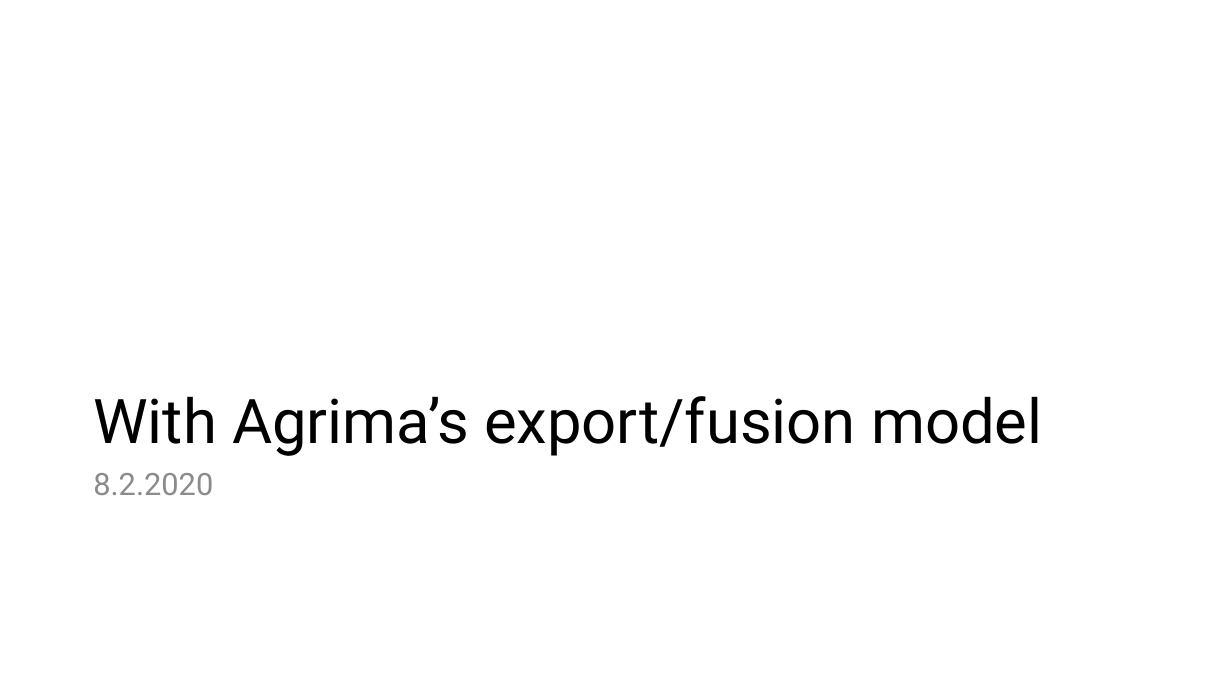
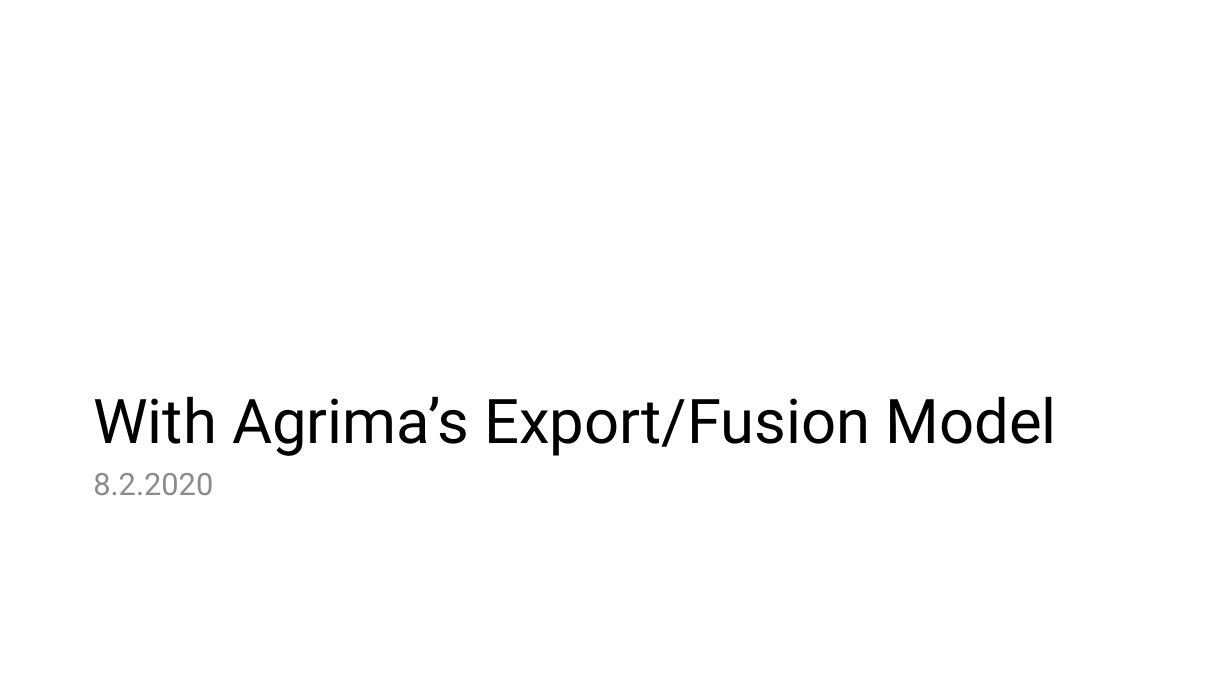
Before and after one commit to AnkitaRoychoudhury/ug_murray, a slide deck: slide 2 of miscellaneous/presentations/20200802_collabs.pptx. Drawn at 1232x693 pixels with LibreOffice and Linux fonts; fonts in the diff are those of the drawing. Boxes give left, top, right and bottom in pixels: in the first picture for what was removed or moved away, otherwise in the second. Text is boxed around its words. In the diff, an @@ line names an element or a change of style, - is before the commit and + after.

```diff
--- a/miscellaneous/presentations/20200802_collabs.pptx
+++ b/miscellaneous/presentations/20200802_collabs.pptx
@@ title at [93,396,1057,456]: text changed @@
-With Agrima’s export/fusion model
+With Agrima’s Export/Fusion Model
```
Also in this commit, not shown: 4 slides added, 1 slide removed, 8 other files.
